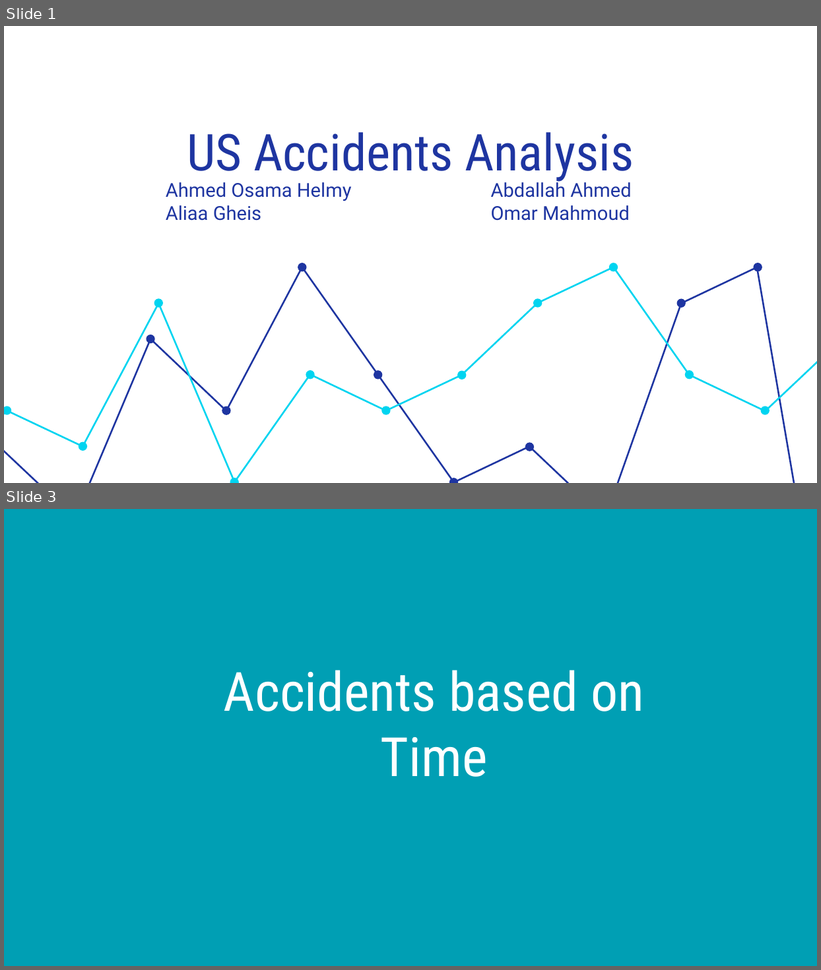
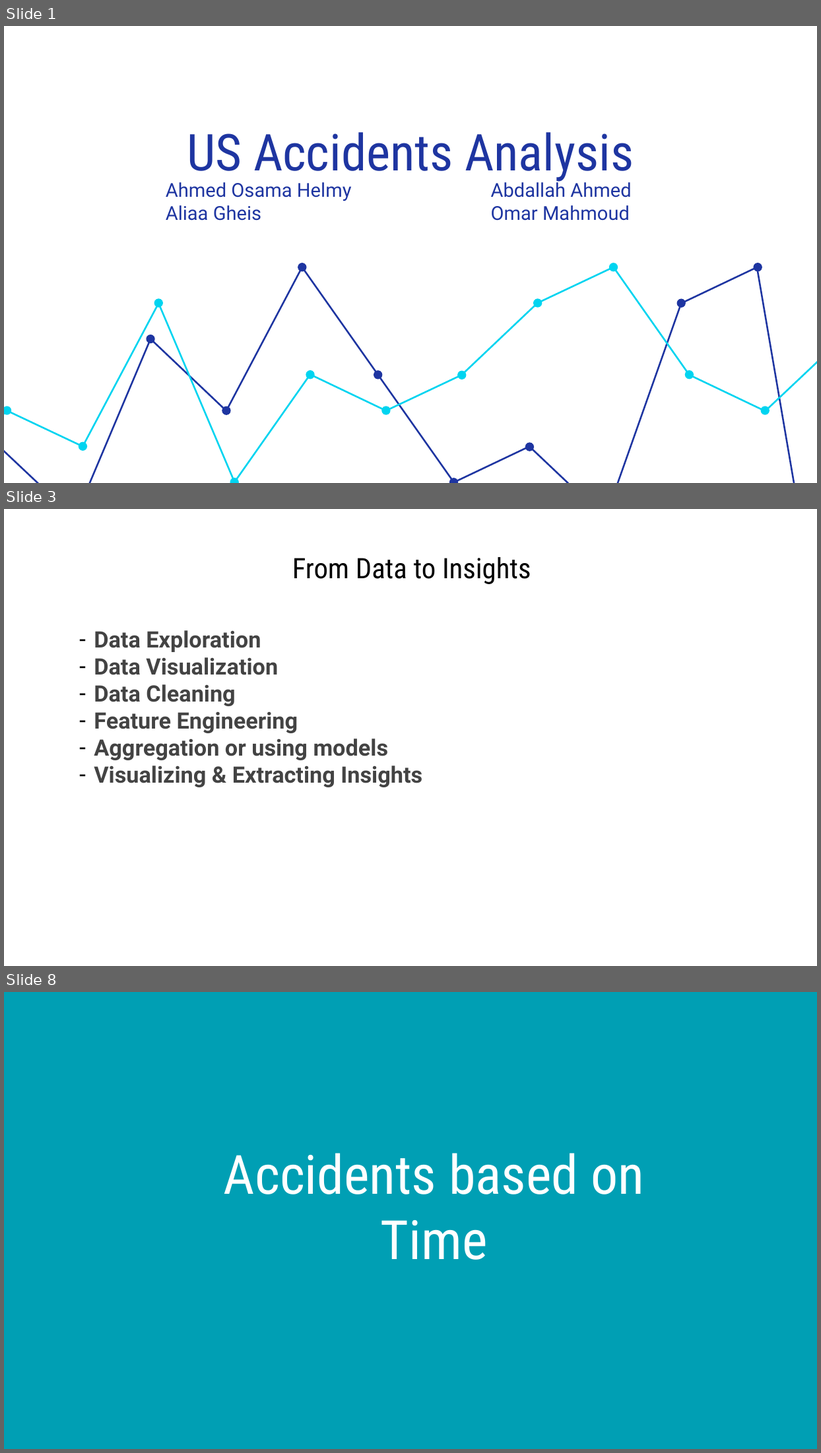
Before and after one commit to Person-Ad/US-Accidents-Big-Data-Analytics-Spark, a slide deck: docs/Team 10 Presentation.pptx. Shown one above the other, each under a label of ours: slides 1 and 3 before the commit, slides 1, 3 and 8 after it; the slides between them are not shown. The pictures are 821x970 and 821x1453 pixels, drawn with LibreOffice and Linux fonts; fonts in the diff are those of the drawing. Boxes give left, top, right and bottom in pixels: in the first picture for what was removed or moved away, otherwise in the second. Text is boxed around its words. In the diff, an @@ line names an element or a change of style, - is before the commit and + after.

```diff
--- a/docs/Team 10 Presentation.pptx
+++ b/docs/Team 10 Presentation.pptx
@@ slide 3 added at (x1=4, y1=509, x2=817, y2=966), background #FFFFFF @@
@@ title added at (x1=292, y1=557, x2=531, y2=584), 25 pt, text #000000 @@
+From Data to Insights
@@ text added at (x1=94, y1=630, x2=422, y2=788), 20 pt, text #434343, bold @@
+– Data Exploration
+– Data Visualization
+                – Data Cleaning
+        – Feature Engineering
+– Aggregation or using models
+– Visualizing & Extracting Insights
@@ what was slide 3 is now slide 8 @@
```
Also in this commit, not shown: 1 slide changed, 19 other slides added, 16 slides removed, 4 other files.
